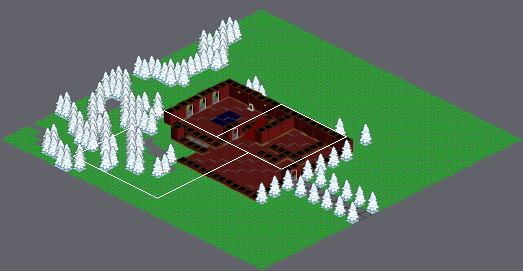
Tiled map -- data/artwork/levels/hotel.tmx. The picture above shows the old version from afar; the outline marks the close-up.
Close-up. The starting point:
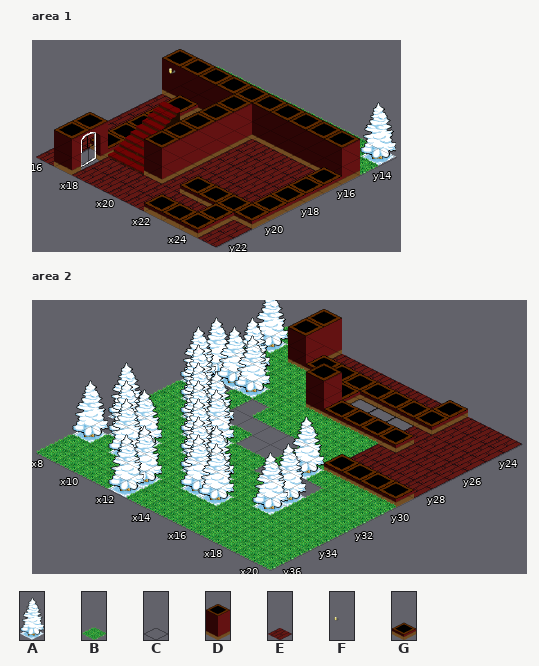
Cells are 64x32 px. Isometric: x runs down to the right, y down to the left. Shown: area 1 x 16..25, y 13..22; area 2 x 8..20, y 23..36.
Key: from "Isometric Tileset": A 0, B 1, C 3, D 4, E 9, F 11, G 12.
_ is an empty cell.
Layers that did not change in this view are not listed.
Layer "Background" before, area 2, first column x 8:
23 BBDEEEEEEGEEE
24 ABDGGGGGGGEEE
25 BBBBBGCCCEEEE
26 BABBBDGGGGEEE
27 AAABBBBBBEEEE
28 A_B_BBBBBEEEE
29 BAB____BBGGGG
30 BBAAB__BABBBB
31 BBBAABB___BBB
32 ABBBABBBBABBB
33 _AABBAABBABBB
34 ABABBBAABBBBB
35 BBBBABBBBBBBB
36 BBBBABBBBBBBB
Once edited:
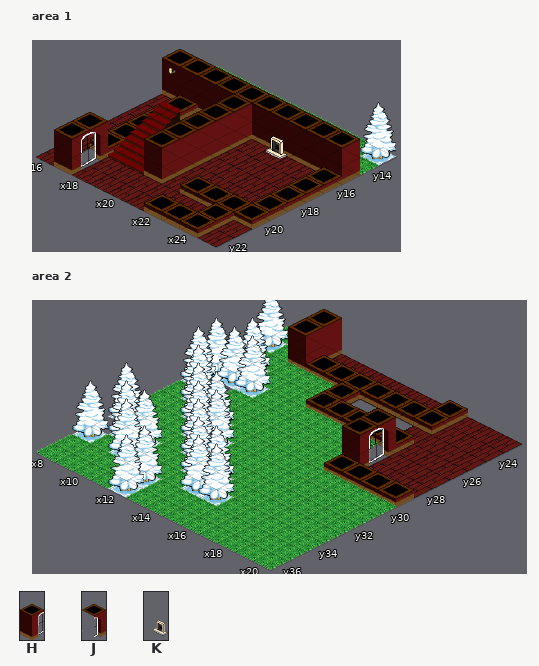
Further tiles: from "Isometric Tileset": H 5, J 6, K 10.
What changed:
Layer "Props", area 1:
The edit adds tile K in row 16 at x 22.
Layer "Background", area 2:
Tile A gives way to tile B in row 30 at x 16; in rows 32 to 33 at x 17.
The edit adds tile B in row 28 at x 11; in row 29 at x 11 to 14; in row 30 at x 13 to 14; in row 31 at x 15 to 17.
Tile D gives way to tile G in row 26 at x 13.
Tile E gives way to tile H in row 28 at x 17.
Tile E gives way to tile J in row 27 at x 17.
Where, in picture pixels (left, top, right, bottom), the same in both close-ups:
added: (265, 135, 287, 159)
changed: (229, 363, 396, 516)
